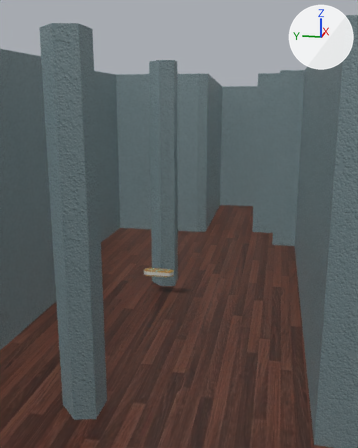
Before and after pictures for a commit that changed the COLLADA model app/maps/SIM_GAM/GAM.dae.
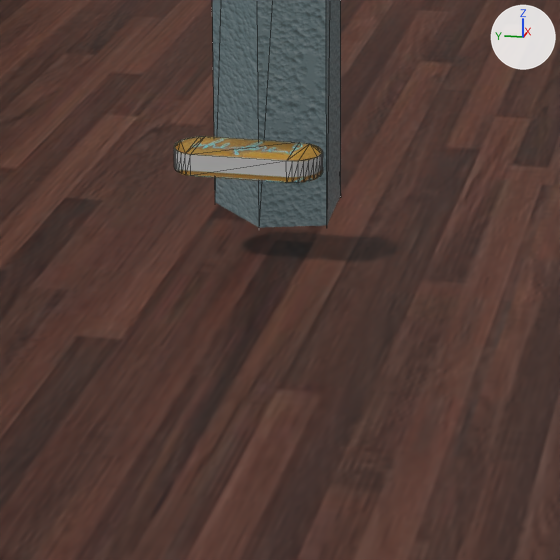
Old and new are each drawn from a 50 mm camera at (-22.08, 12.1, 4.99) aimed at (-9.53, 14.61, 1.85) and again close up on the part from 30% to 62% of the width and 54% to 79% of the height. The axes (+X, +Y, +Z) are drawn at upper right. The lights are the same throughout. The close-ups show mesh edges as thin lines. Where no turn or scale is listed for an object, it has been applied to the vertices.

Objects in the first close-up: 'chefare', 'floor', 'walls'.
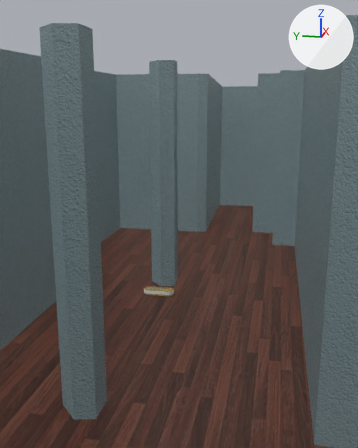
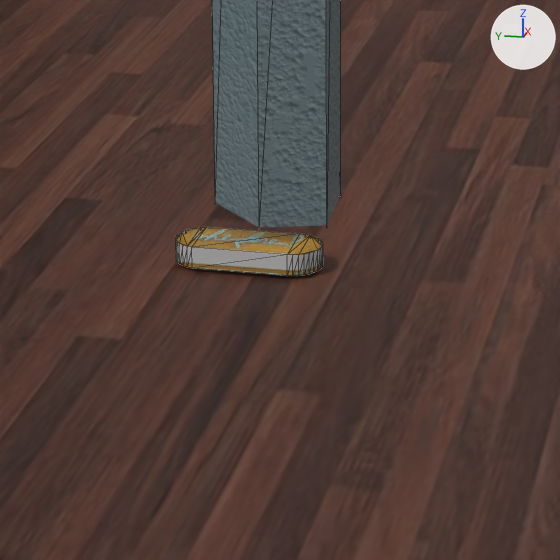
Commit message: fixed last poi

Pixel boxes (x1, y1, x2, y2) of what changed, in the close-ups (560 x 560 px):
'chefare', moved
    before: (174, 136, 323, 183)
    after: (176, 227, 323, 276)

The edits, one by one:
Object 'chefare' (ob_chefare) moves from (-9.996, 15.303, 0.626) to (-9.996, 15.303, 0.102).
